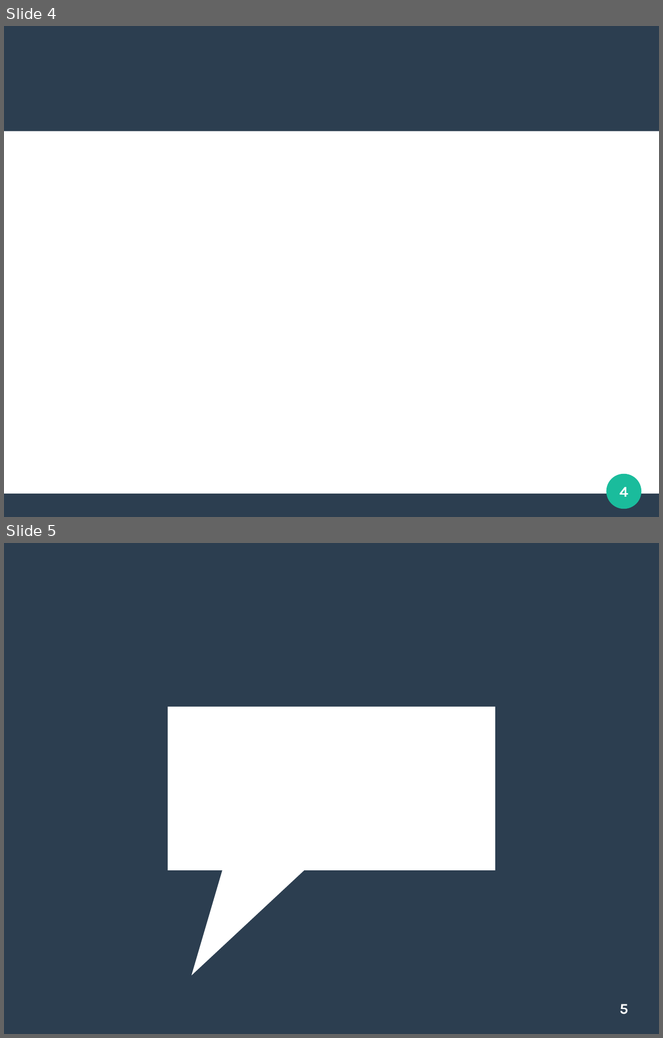
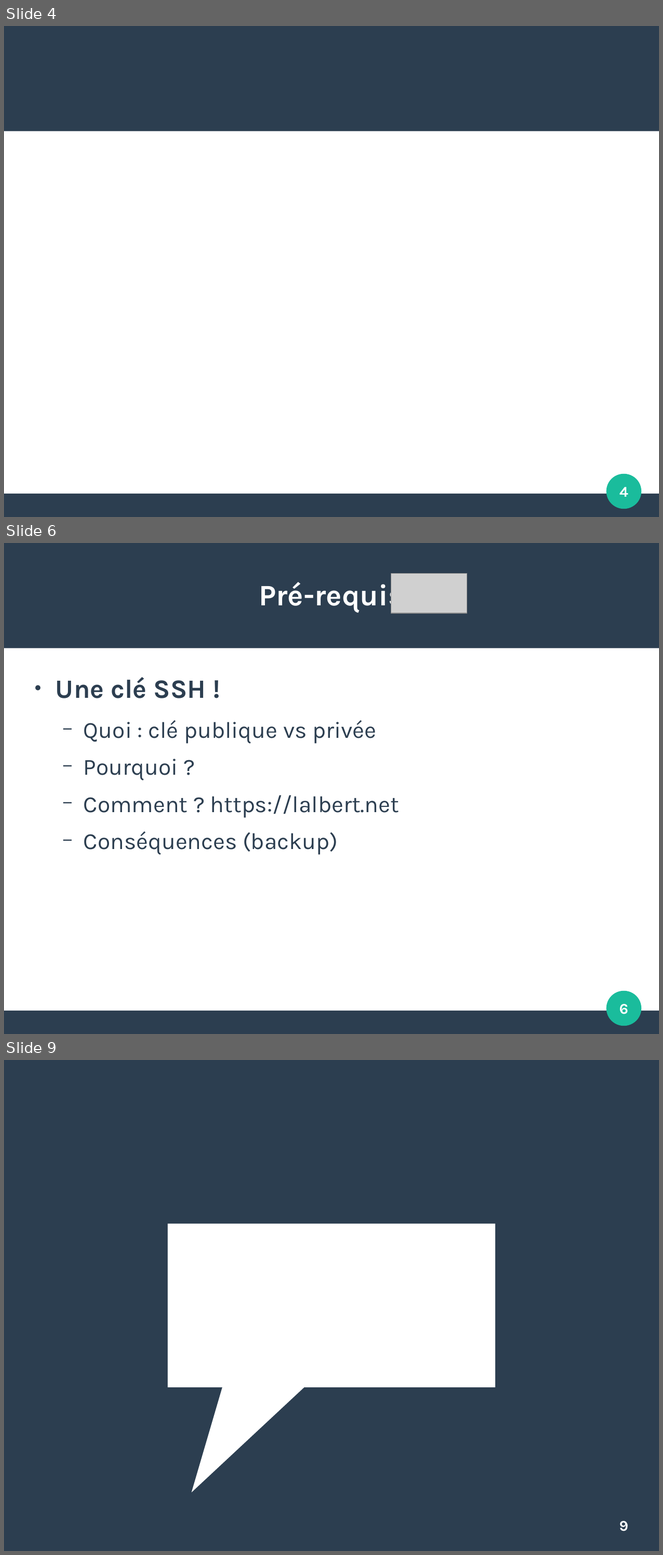
Before and after one commit to FAbOnGitHub/IntroductionGitLab, a slide deck: 20181008_initiation_GitLab_FM.odp. Shown one above the other, each under a label of ours: slides 4 and 5 before the commit, slides 4, 6 and 9 after it; the slides between them are not shown. The pictures are 663x1038 and 663x1555 pixels, drawn with LibreOffice and Linux fonts; fonts in the diff are those of the drawing; grey boxes stand for pictures; background and template pictures are left out. Boxes give left, top, right and bottom in pixels: in the first picture for what was removed or moved away, otherwise in the second. Text is boxed around its words. In the diff, an @@ line names an element or a change of style, - is before the commit and + after.

```diff
--- a/20181008_initiation_GitLab_FM.odp
+++ b/20181008_initiation_GitLab_FM.odp
@@ slide 6 added at <box>4,543,659,1034</box>, background #FFFFFF; not listed: 3 template elements that a slide beside it also shows @@
@@ picture added at <box>391,573,467,613</box> @@
@@ title added at <box>259,579,404,613</box>, 36 pt, text #FFFFFF, bold @@
+Pré-requis
@@ text added at <box>55,677,399,855</box>, 28 pt, text #2C3E50 @@
+● Une clé SSH !
+  − Quoi : clé publique vs privée
+  − Pourquoi ?
+  − Comment ? https://lalbert.net
+  − Conséquences (backup)
@@ page number added at <box>620,1004,629,1015</box>, 18 pt, text #FFFFFF, bold @@
+6
@@ what was slide 5 is now slide 9 @@
@@ page number at <box>620,1521,629,1532</box>: text changed @@
-5
+9
```
Also in this commit, not shown: 3 slides changed, 5 other slides added.
